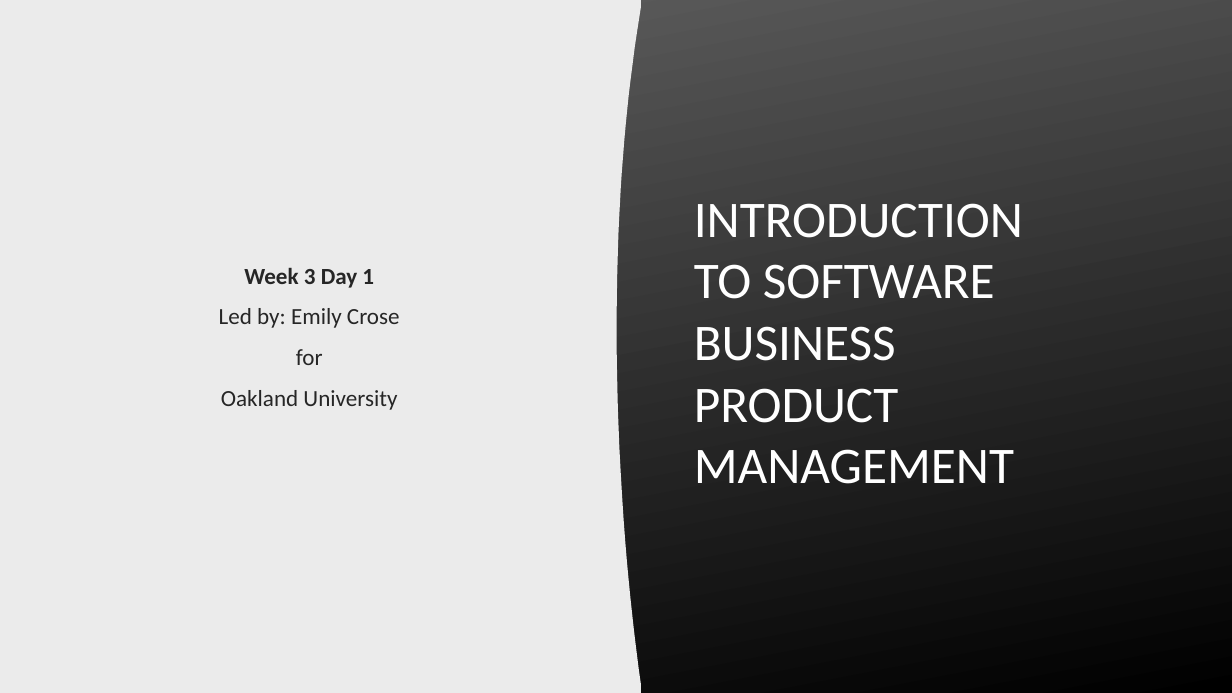
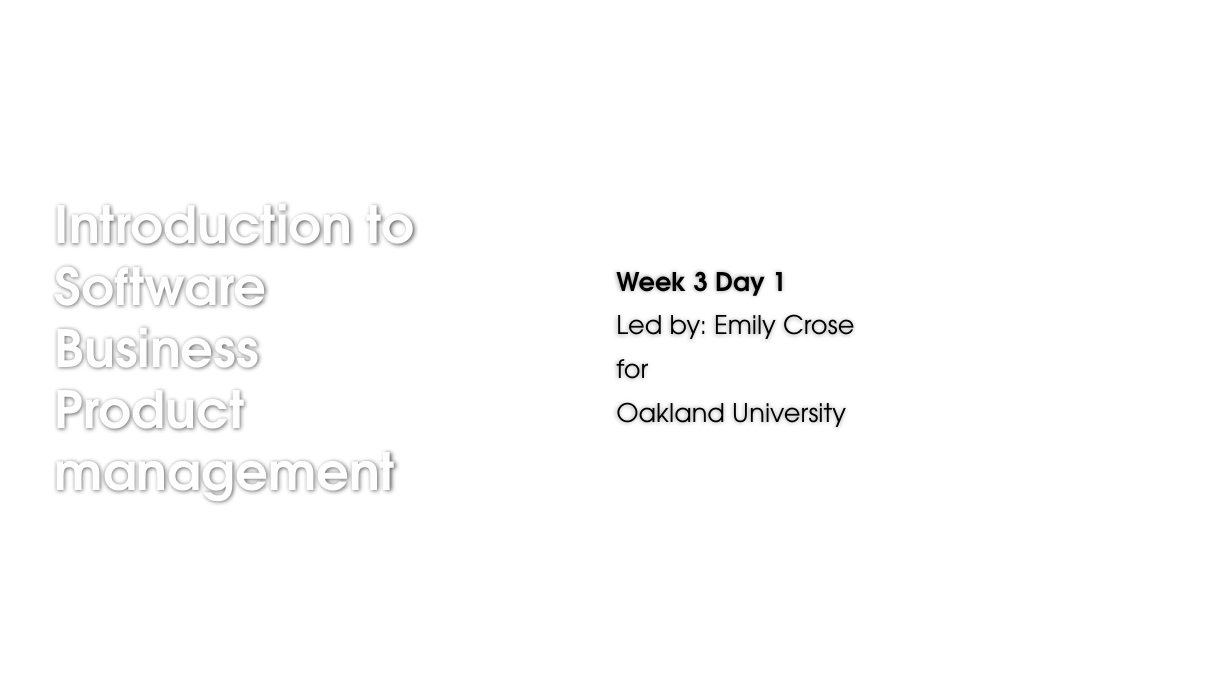
Before and after one commit to hexa-decim8/ISBPM, a slide deck: slide 1 of Class_Materials/Week_3/Day_1/ISBPM w3d1.pptx. Drawn at 1232x693 pixels with LibreOffice and Linux fonts; fonts in the diff are those of the drawing; background and template pictures are left out. Boxes give left, top, right and bottom in pixels: in the first picture for what was removed or moved away, otherwise in the second. Text is boxed around its words. In the diff, an @@ line names an element or a change of style, - is before the commit and + after.

Commit message:
Updated Week 3 day 1 content

```diff
--- a/Class_Materials/Week_3/Day_1/ISBPM w3d1.pptx
+++ b/Class_Materials/Week_3/Day_1/ISBPM w3d1.pptx
@@ background picture (left out) to #FFFFFF @@
@@ rectangle removed at [0, 0, 1232, 693] @@
@@ freeform shape removed at [0, 0, 641, 693] @@
@@ subtitle "Week 3 Day 1": place and size @@
-subtitle "Week 3 Day 1" at [219, 267, 400, 410]
+subtitle "Week 3 Day 1" at [616, 271, 854, 427]
@@ subtitle "Week 3 Day 1" at [616, 271, 854, 427]: size 18 to 20 pt, font Calibri to TeX Gyre Adventor, text colour #262626 to #000000; alignment centre to left @@
@@ title at [55, 205, 415, 503]: text changed; font Calibri to TeX Gyre Adventor; text colour #FFFFFF to #FEFEFE; bold on @@
-INTRODUCTION TO SOFTWARE BUSINESS PRODUCT MANAGEMENT
+Introduction to Software Business Product management
```
Also in this commit, not shown: 6 other slides changed, 19 slides added, 1 slide removed, 1 other file.
